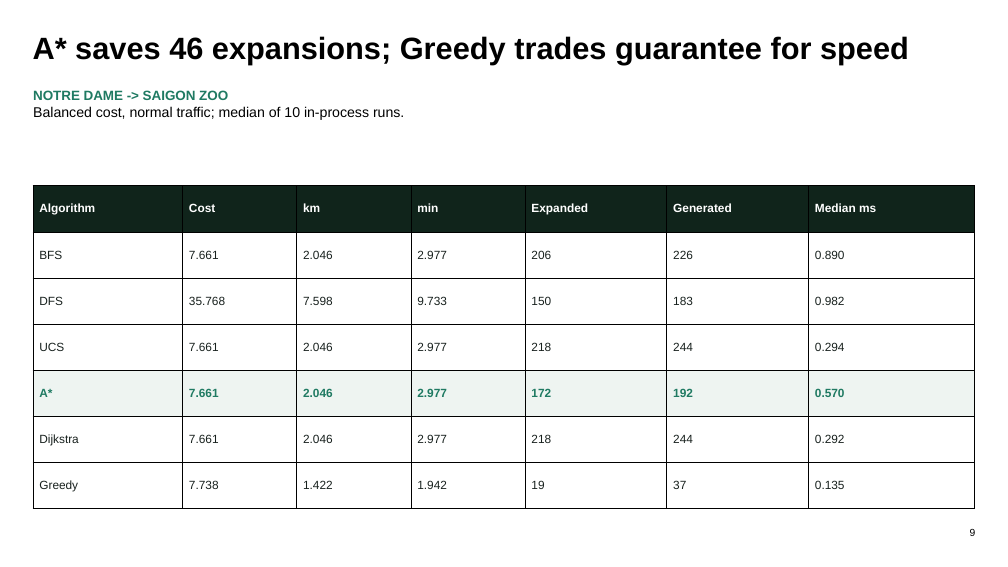
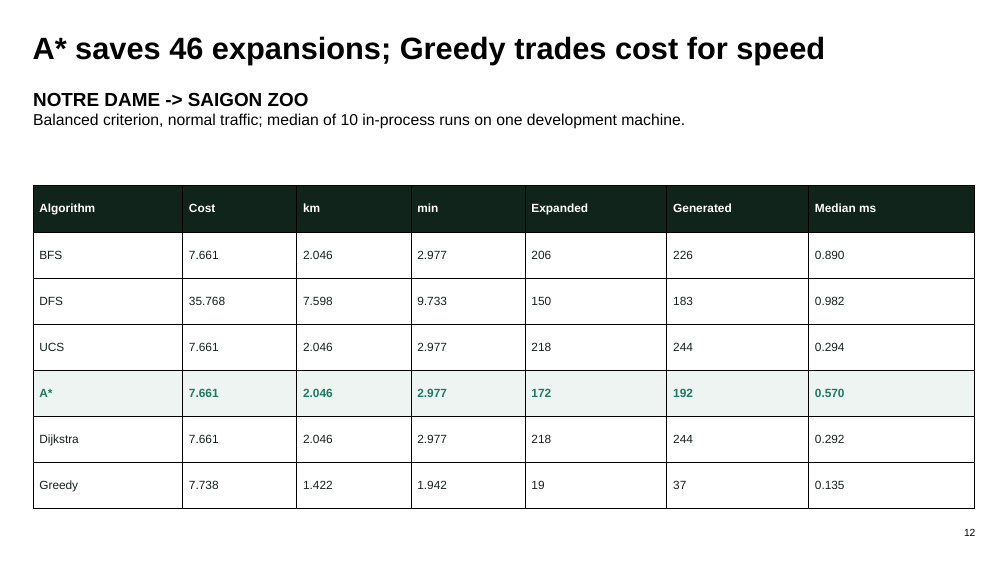
Before and after one commit to Group-1-Lab-AI101/lab-1, a slide deck: slide 12 of output/presentation/1 - Slide.pptx (slide 9 before the commit). Drawn at 1008x567 pixels with LibreOffice and Linux fonts; fonts in the diff are those of the drawing. Boxes give left, top, right and bottom in pixels: in the first picture for what was removed or moved away, otherwise in the second. Text is boxed around its words. In the diff, an @@ line names an element or a change of style, - is before the commit and + after.

```diff
--- a/output/presentation/1 - Slide.pptx
+++ b/output/presentation/1 - Slide.pptx
@@ text at (x1=33, y1=36, x2=825, y2=64): text changed @@
-A* saves 46 expansions; Greedy trades guarantee for speed
+A* saves 46 expansions; Greedy trades cost for speed
@@ text at (x1=33, y1=113, x2=685, y2=129): text changed; size 13.5 to 15 pt @@
-Balanced cost, normal traffic; median of 10 in-process runs.
+Balanced criterion, normal traffic; median of 10 in-process runs on one development machine.
@@ text at (x1=33, y1=92, x2=309, y2=107): size 12.8 to 18 pt, text colour #1F7A62 to #000000 in "NOTRE DAME -> SAIGON ZOO" @@
@@ text at (x1=964, y1=529, x2=975, y2=536): text changed @@
-9
+12
```
Also in this commit, not shown: 13 other slides changed, 6 slides added, 1 slide removed, 2 other files.
